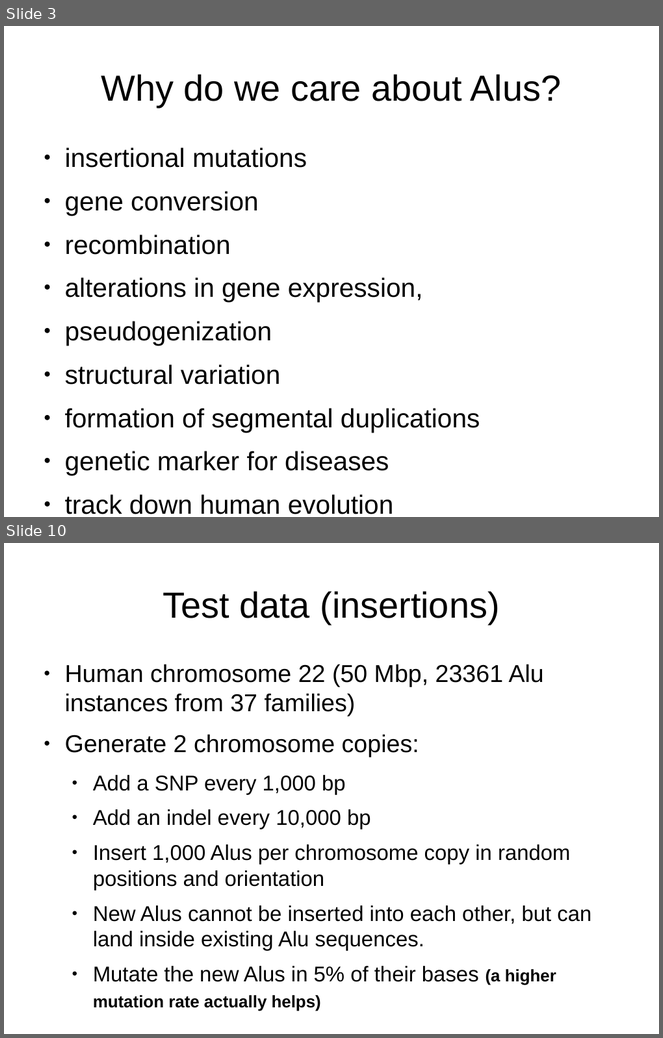
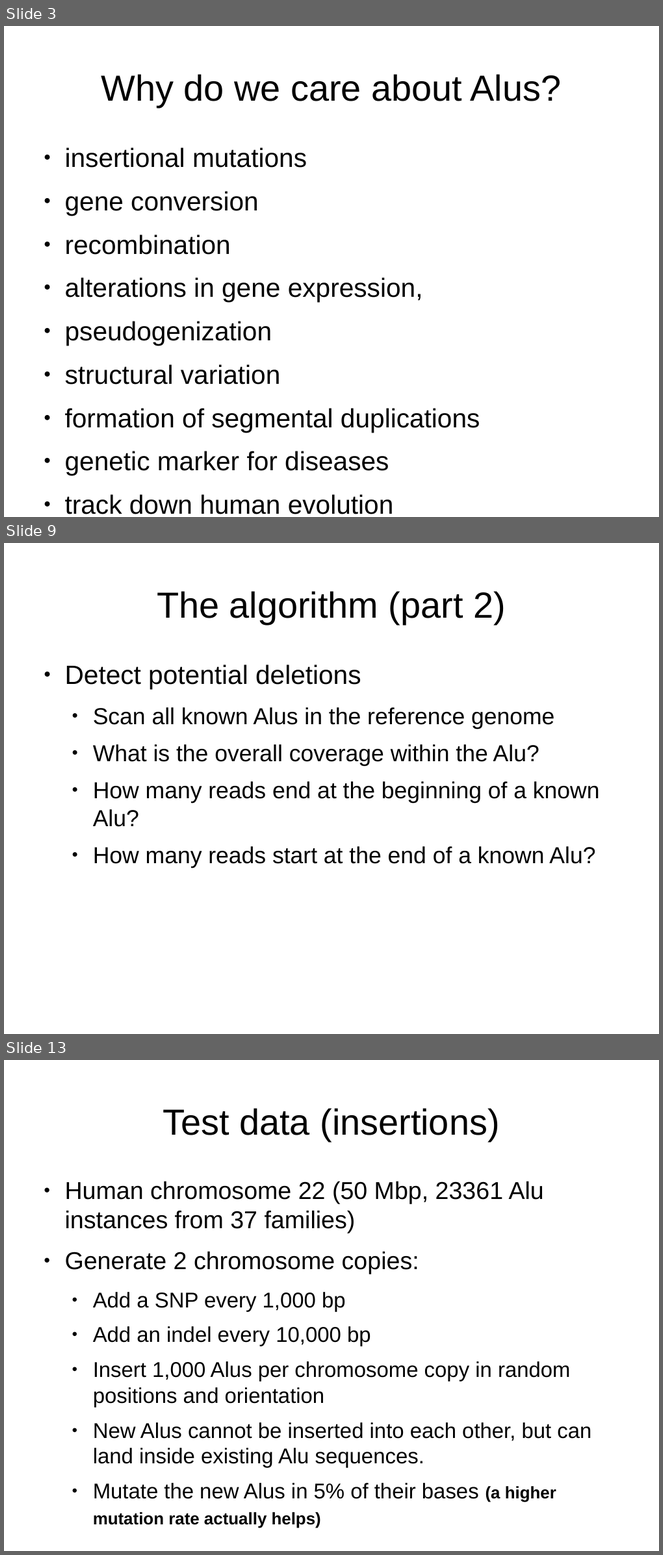
Before and after one commit to pfiziev/AluMorphix, a slide deck: fiziev.odp. Shown one above the other, each under a label of ours: slides 3 and 10 before the commit, slides 3, 9 and 13 after it; the slides between them are not shown. The pictures are 663x1038 and 663x1555 pixels, drawn with LibreOffice and Linux fonts; fonts in the diff are those of the drawing. Boxes give left, top, right and bottom in pixels: in the first picture for what was removed or moved away, otherwise in the second. Text is boxed around its words. In the diff, an @@ line names an element or a change of style, - is before the commit and + after.

```diff
--- a/fiziev.odp
+++ b/fiziev.odp
@@ slide 9 added at [4, 543, 659, 1034], background #FFFFFF @@
@@ title added at [157, 591, 506, 624], 44 pt, text #000000 @@
+The algorithm (part 2)
@@ text added at [65, 665, 600, 868], 28 pt, text #000000 @@
+● Detect potential deletions
+  ● Scan all known Alus in the reference genome
+  ● What is the overall coverage within the Alu?
+  ● How many reads end at the beginning of a known Alu?
+  ● How many reads start at the end of a known Alu?
@@ what was slide 10 is now slide 13 @@
```
Also in this commit, not shown: 9 slides changed, 3 other slides added, 1 slide removed, 15 other files.
